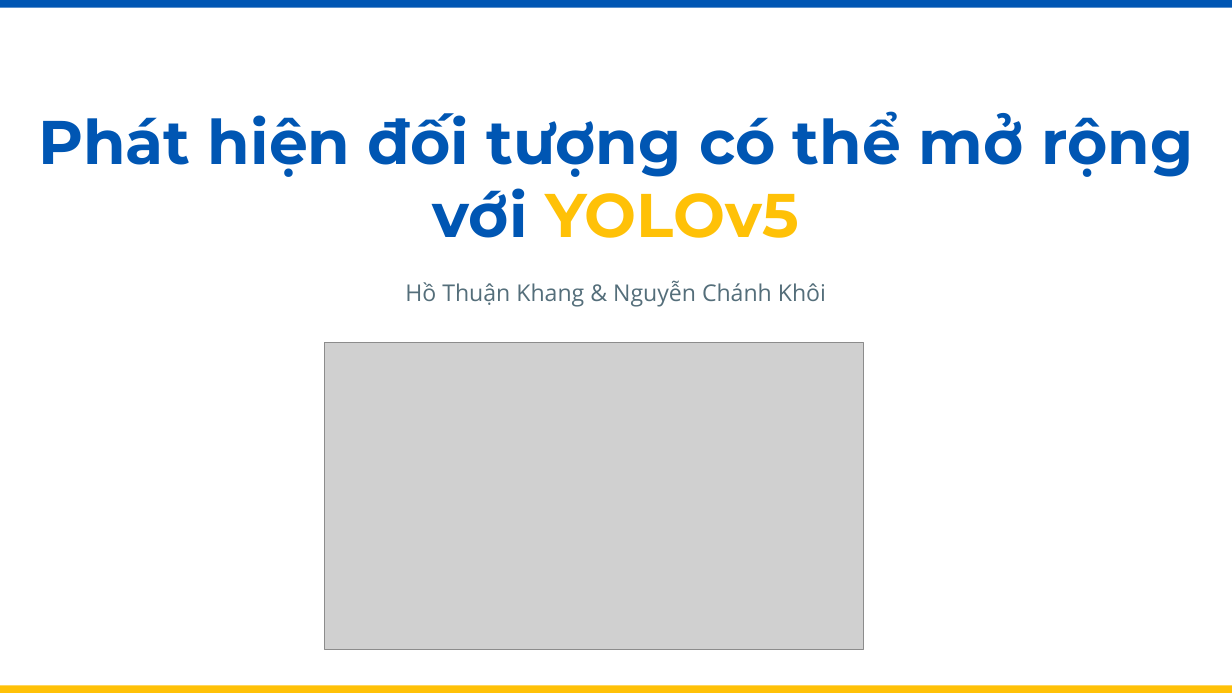
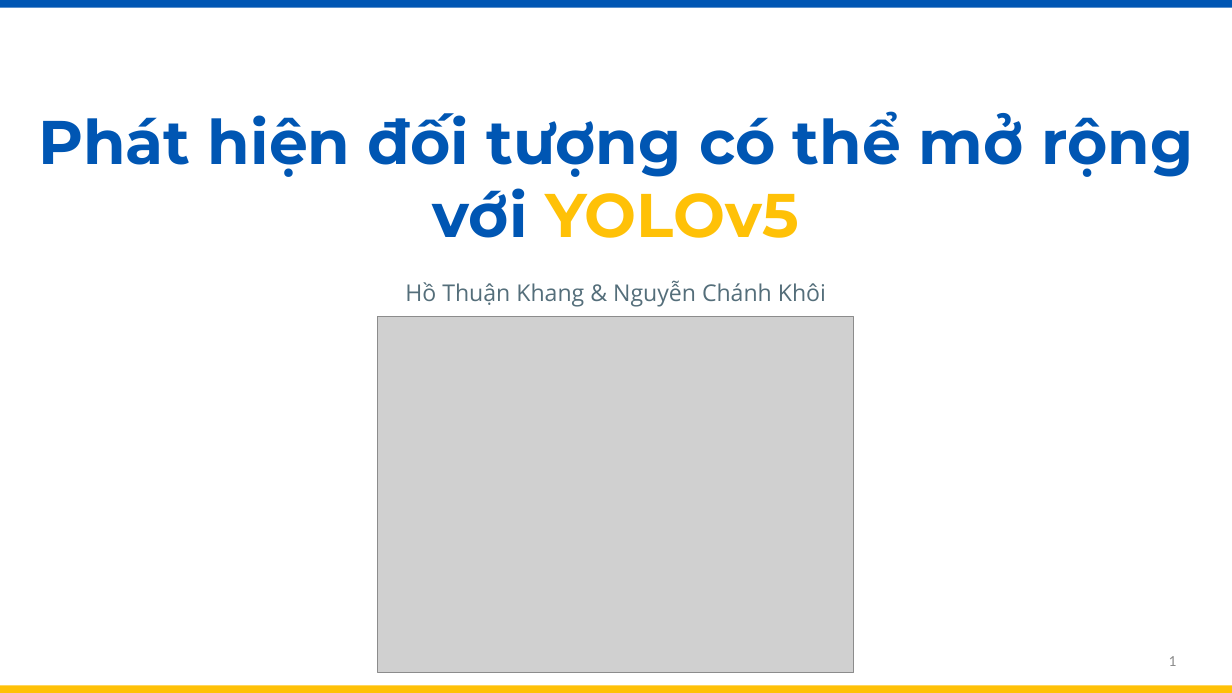
Before and after one commit to thuankhangho/btl-cloud, a slide deck: slide 1 of Phát hiện đối tượng có thể mở rộng với YOLOv5.pptx. Drawn at 1232x693 pixels with LibreOffice and Linux fonts; fonts in the diff are those of the drawing; grey boxes stand for pictures. Boxes give left, top, right and bottom in pixels: in the first picture for what was removed or moved away, otherwise in the second. Text is boxed around its words. In the diff, an @@ line names an element or a change of style, - is before the commit and + after.

```diff
--- a/Phát hiện đối tượng có thể mở rộng với YOLOv5.pptx
+++ b/Phát hiện đối tượng có thể mở rộng với YOLOv5.pptx
@@ picture: place and size @@
-picture at [325, 343, 864, 650]
+picture at [378, 317, 854, 673]
@@ page number added at [1169, 656, 1177, 666], 12 pt, text #8C8C8C @@
+1
```
Also in this commit, not shown: 34 other slides changed, 2 slides removed, 4 other files.
